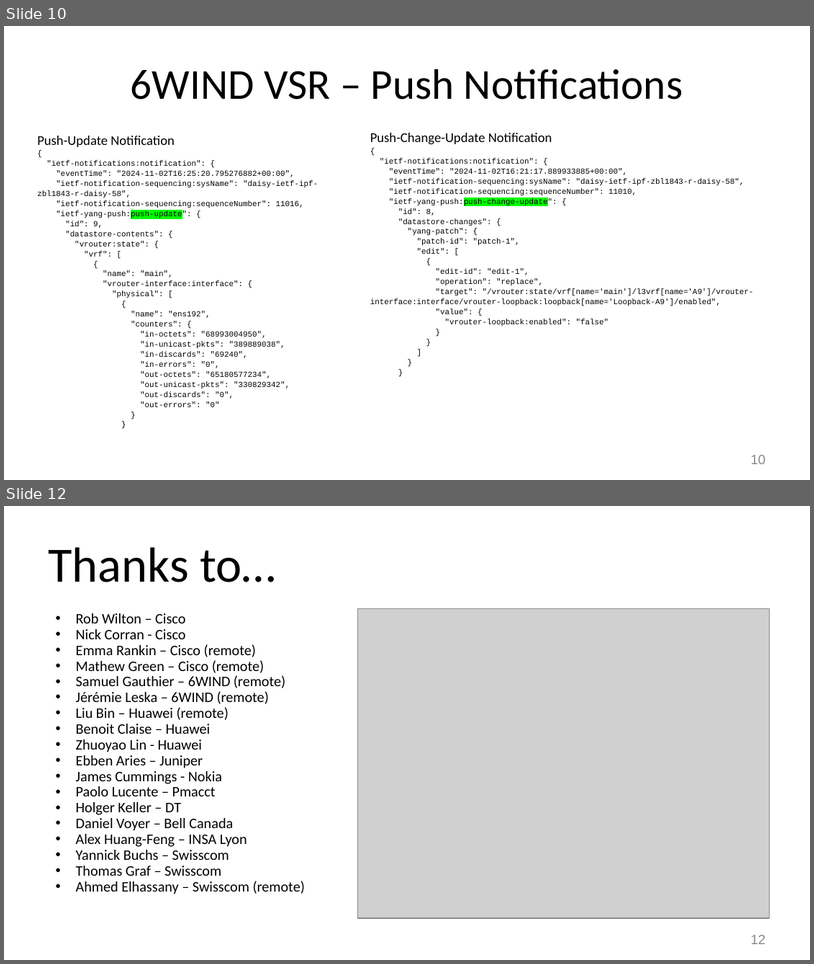
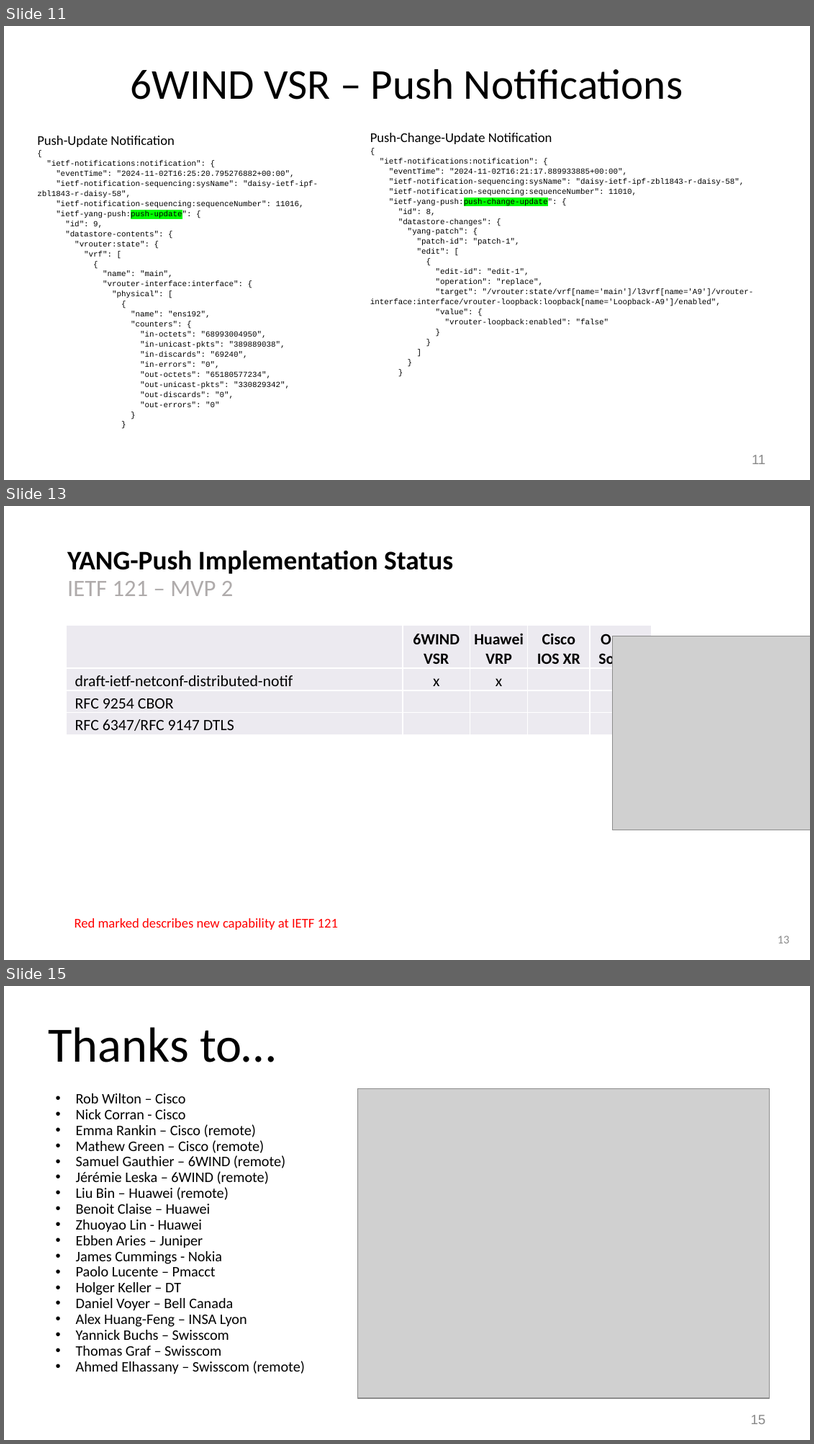
Before and after one commit to network-analytics/ietf-network-analytics-document-status, a slide deck: 121/Hackathon/ietf-121-hackathon-validate-yang-push-publisher.pptx. Shown one above the other, each under a label of ours: slides 10 and 12 before the commit, slides 11, 13 and 15 after it; the slides between them are not shown. The pictures are 814x964 and 814x1444 pixels, drawn with LibreOffice and Linux fonts; fonts in the diff are those of the drawing; grey boxes stand for pictures. Boxes give left, top, right and bottom in pixels: in the first picture for what was removed or moved away, otherwise in the second. Text is boxed around its words. In the diff, an @@ line names an element or a change of style, - is before the commit and + after.

```diff
--- a/121/Hackathon/ietf-121-hackathon-validate-yang-push-publisher.pptx
+++ b/121/Hackathon/ietf-121-hackathon-validate-yang-push-publisher.pptx
@@ slide 13 added at (x1=4, y1=506, x2=810, y2=960), background #FFFFFF @@
@@ title added at (x1=67, y1=550, x2=453, y2=596), 24 pt, text #000000, bold @@
+YANG-Push Implementation Status
+IETF 121 – MVP 2
@@ table added at (x1=66, y1=626, x2=652, y2=735), 4 rows, 5 columns @@
+ | 6WIND VSR | Huawei VRP | Cisco IOS XR | Open-Source
+draft-ietf-netconf-distributed-notif | x | x |  | 
+RFC 9254 CBOR |  |  |  | 
+RFC 6347/RFC 9147 DTLS |  |  |  | 
@@ picture added at (x1=613, y1=636, x2=810, y2=829) @@
@@ text added at (x1=75, y1=918, x2=338, y2=929), 12 pt, text #FF0000 @@
+Red marked describes new capability at IETF 121
@@ page number added at (x1=778, y1=935, x2=790, y2=943), 10.5 pt, text #8C8C8C @@
+13
@@ what was slide 10 is now slide 11 @@
@@ page number at (x1=752, y1=454, x2=766, y2=464): text changed @@
-10
+11
@@ what was slide 12 is now slide 15 @@
@@ page number at (x1=751, y1=1414, x2=766, y2=1424): text changed @@
-12
+15
```
Also in this commit, not shown: 2 slides changed, 2 other slides added, 1 other file.
